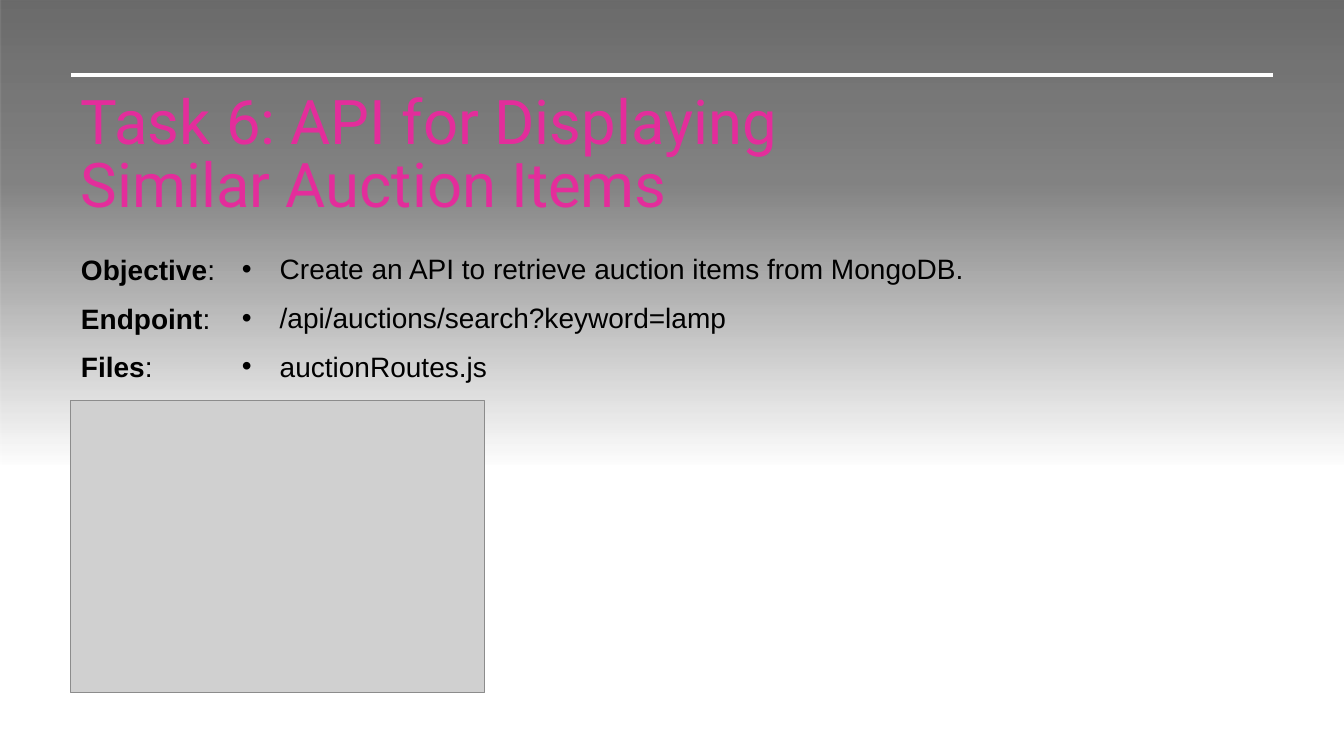
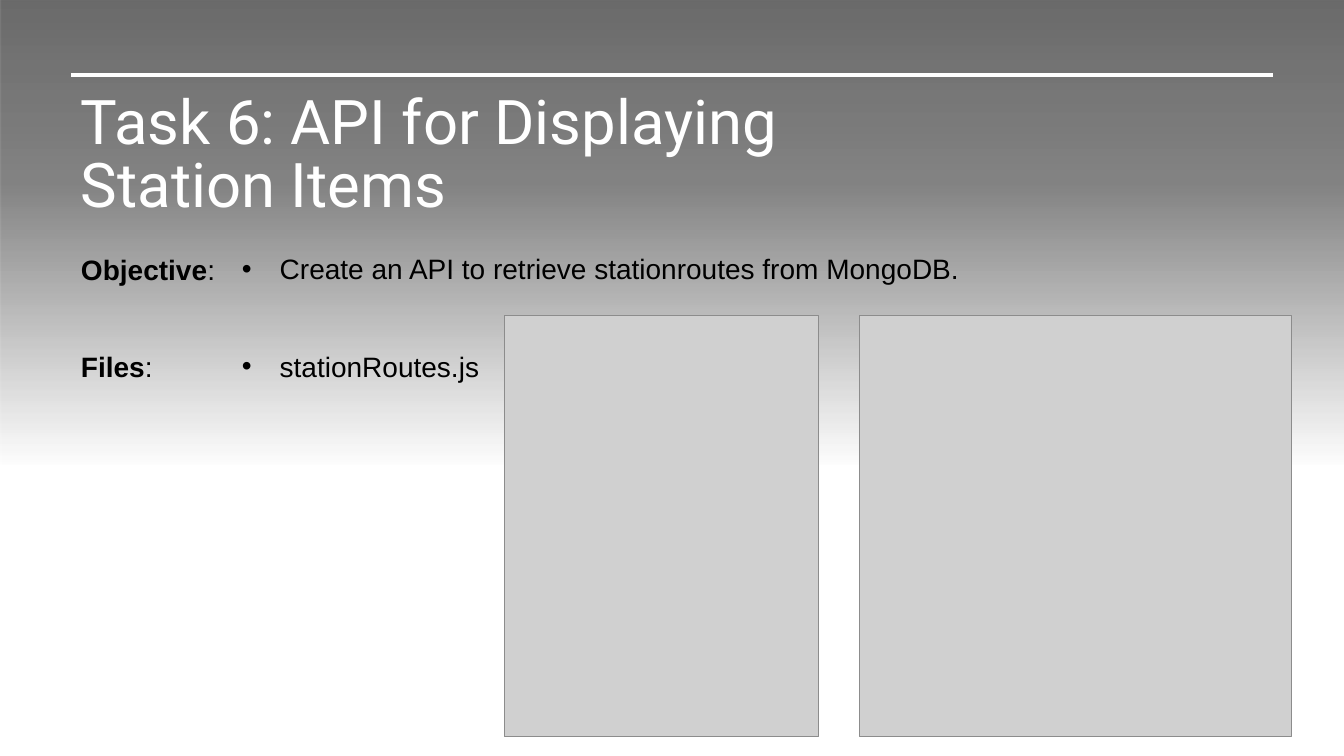
Before and after one commit to jvmacuto/mission-05-z-energy, a slide deck: slide 7 of Documents/Mission 5.pptx. Drawn at 1344x756 pixels with LibreOffice and Linux fonts; fonts in the diff are those of the drawing; grey boxes stand for pictures; background and template pictures are left out. Boxes give left, top, right and bottom in pixels: in the first picture for what was removed or moved away, otherwise in the second. Text is boxed around its words. In the diff, an @@ line names an element or a change of style, - is before the commit and + after.

Commit message:
finished presentation

```diff
--- a/Documents/Mission 5.pptx
+++ b/Documents/Mission 5.pptx
@@ title at [81, 97, 776, 208]: text changed; text colour #E32D9B to #FFFFFF @@
-Task 6: API for Displaying Similar Auction Items
+Task 6: API for Displaying Station Items
@@ text at [280, 258, 958, 285]: text changed @@
-• Create an API to retrieve auction items from MongoDB.
+• Create an API to retrieve stationroutes from MongoDB.
@@ text removed at [81, 308, 210, 334] @@
-Endpoint:
@@ text removed at [280, 307, 726, 334] @@
-• /api/auctions/search?keyword=lamp
@@ picture added at [504, 316, 819, 737] @@
@@ picture added at [859, 316, 1292, 737] @@
@@ text at [280, 356, 479, 382]: text changed @@
-• auctionRoutes.js
+• stationRoutes.js
@@ picture removed at [71, 400, 485, 693] @@
```
Also in this commit, not shown: 6 other slides changed, 15 slides added.
